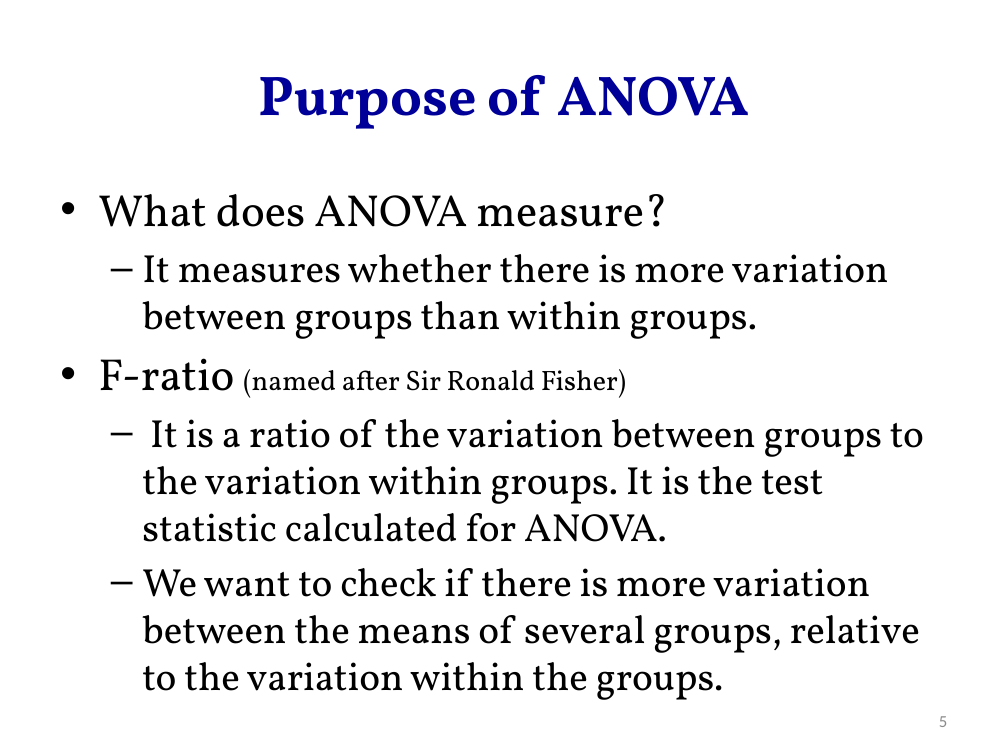
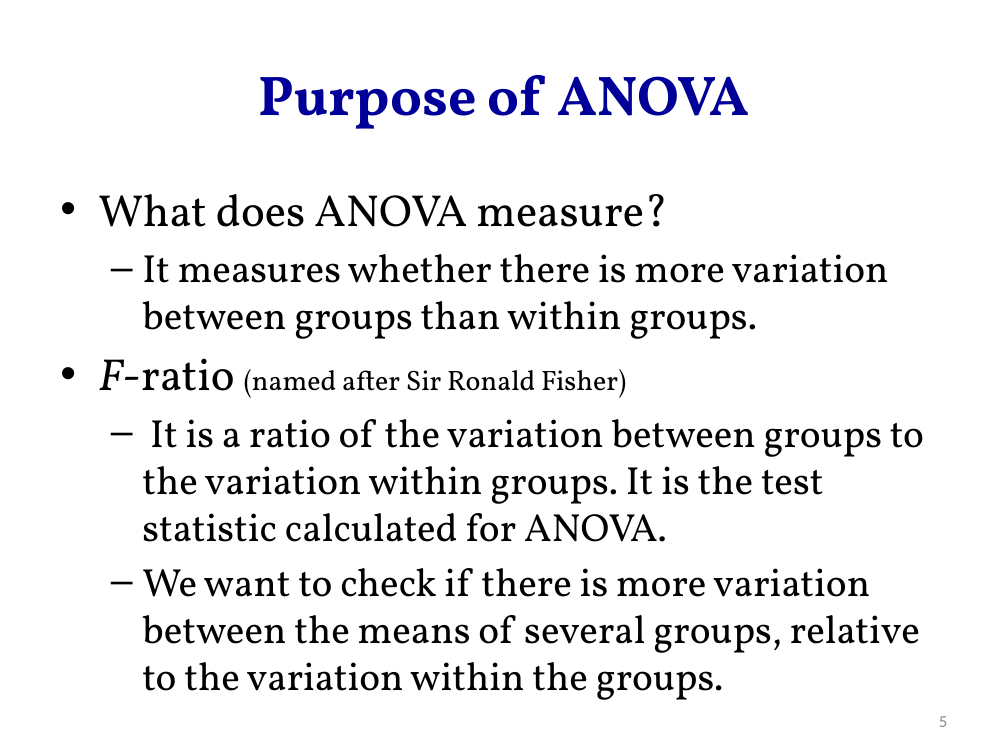
Before and after one commit to hejibo/Psychological-Statistics, a slide deck: slide 5 of Lecture 16_ANOVA/Lecture 16_ANOVA.pptx. Drawn at 1008x756 pixels with LibreOffice and Linux fonts; fonts in the diff are those of the drawing. Boxes give left, top, right and bottom in pixels: in the first picture for what was removed or moved away, otherwise in the second. Text is boxed around its words. In the diff, an @@ line names an element or a change of style, - is before the commit and + after.

```diff
--- a/Lecture 16_ANOVA/Lecture 16_ANOVA.pptx
+++ b/Lecture 16_ANOVA/Lecture 16_ANOVA.pptx
@@ text at <box>98,358,626,398</box>: italic on in "F-ratio" @@
```
Also in this commit, not shown: 3 other slides changed, 4 slides added, 1 slide removed, 19 other files.
